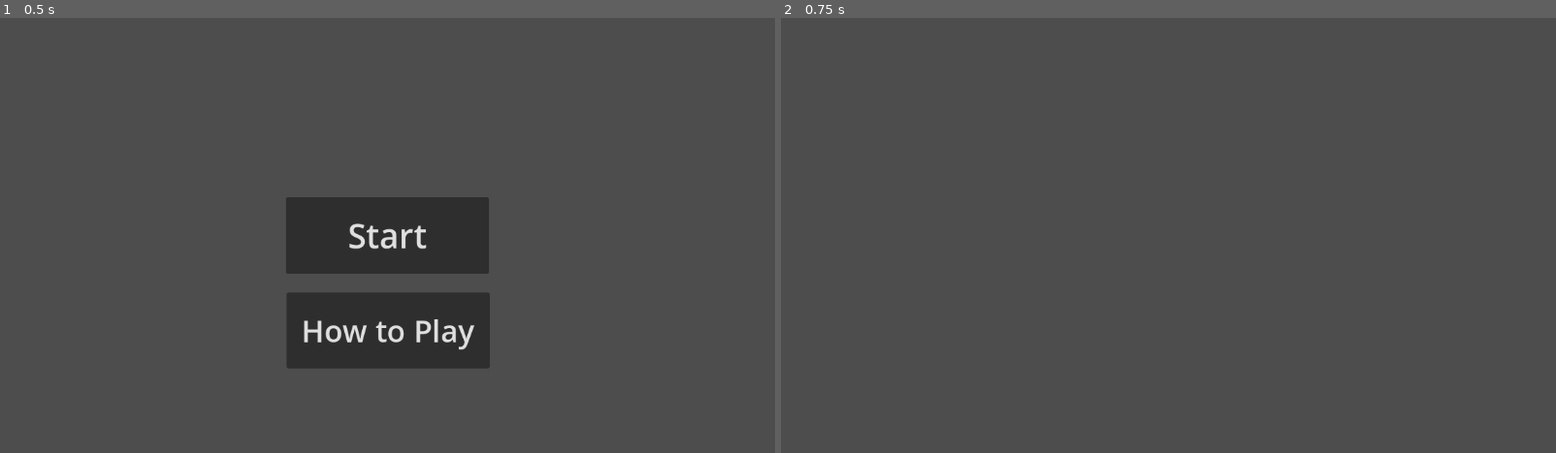
Above: before the commit, frames 1-2 (left to right).
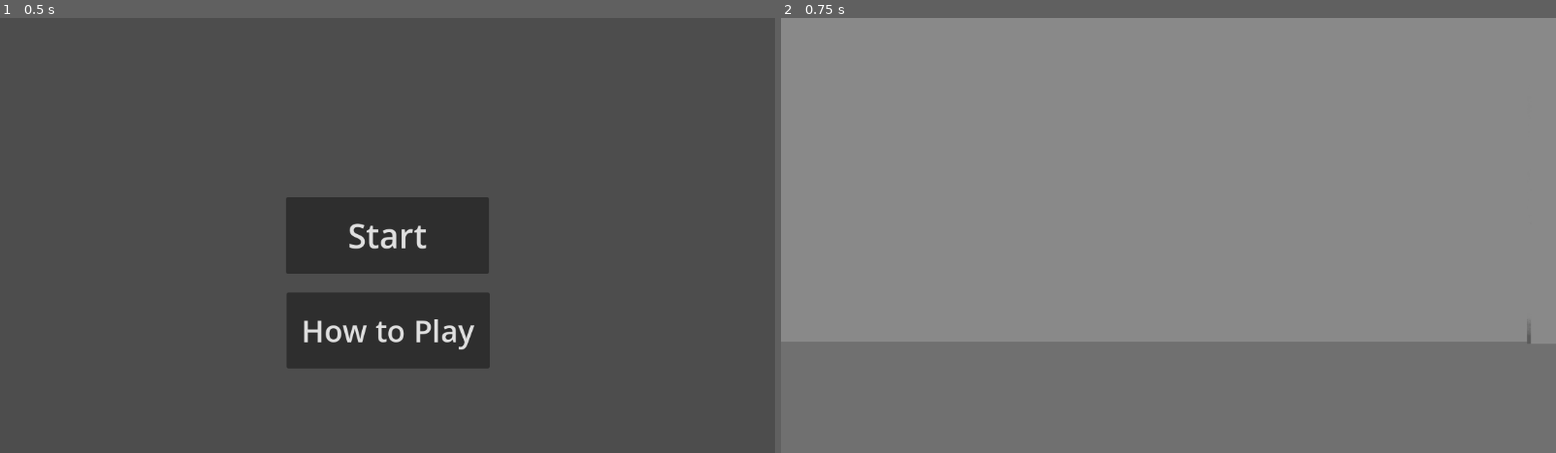
Above: after the commit, the same moments.

Repository: nyan-kaaaat/Mocha-and-Monsters
Game: Godot game, scene res://controller/MainMenu.tscn
Two runs of this game, one before a commit and one after it. Both use one fixed random seed, a clock stepped at 60 frames per second and the inputs below.
Inputs:
- Up to frame 1 (0.5 s): no input
- Up to frame 2 (0.75 s): click "Start" at 0.5 s

Frame 1 is identical in both runs. In frame 2, 100% of the frame differs, in the area x 0-100%, y 0-100%.

Commit message:
attempted to add background, not much sucess

Diff:
--- a/mocha-and-monsters-game/controller/game.tscn
+++ b/mocha-and-monsters-game/controller/game.tscn
@@ -1,4 +1,6 @@
-[gd_scene format=3 uid="uid://ci86k2o47mbg4"]
+[gd_scene load_steps=2 format=3 uid="uid://ci86k2o47mbg4"]
+
+[ext_resource type="Texture2D" uid="uid://c0f5c5nfo8qe4" path="res://view/m&m background.png" id="1_7drek"]
 
 [node name="Game" type="Node2D"]
 
@@ -9,3 +11,29 @@
 [node name="Affection" type="Node2D" parent="."]
 
 [node name="Levels(?)" type="Node2D" parent="."]
+
+[node name="Control" type="Control" parent="."]
+visible = false
+layout_mode = 3
+anchor_right = 1.0
+anchor_bottom = 1.0
+grow_horizontal = 2
+grow_vertical = 2
+
+[node name="CanvasLayer" type="CanvasLayer" parent="Control"]
+visible = false
+
+[node name="TextureRect" type="TextureRect" parent="Control/CanvasLayer"]
+anchors_preset = 15
+anchor_right = 1.0
+anchor_bottom = 1.0
+offset_right = 3648.0
+offset_bottom = 2052.0
+grow_horizontal = 2
+grow_vertical = 2
+size_flags_horizontal = 0
+texture = ExtResource("1_7drek")
+
+[node name="Sprite2D" type="Sprite2D" parent="."]
+position = Vector2(581, 330)
+texture = ExtResource("1_7drek")
Binary file added: mocha-and-monsters-game/view/m&m background.png
Not shown, added: mocha-and-monsters-game/view/m&m background.png.import
